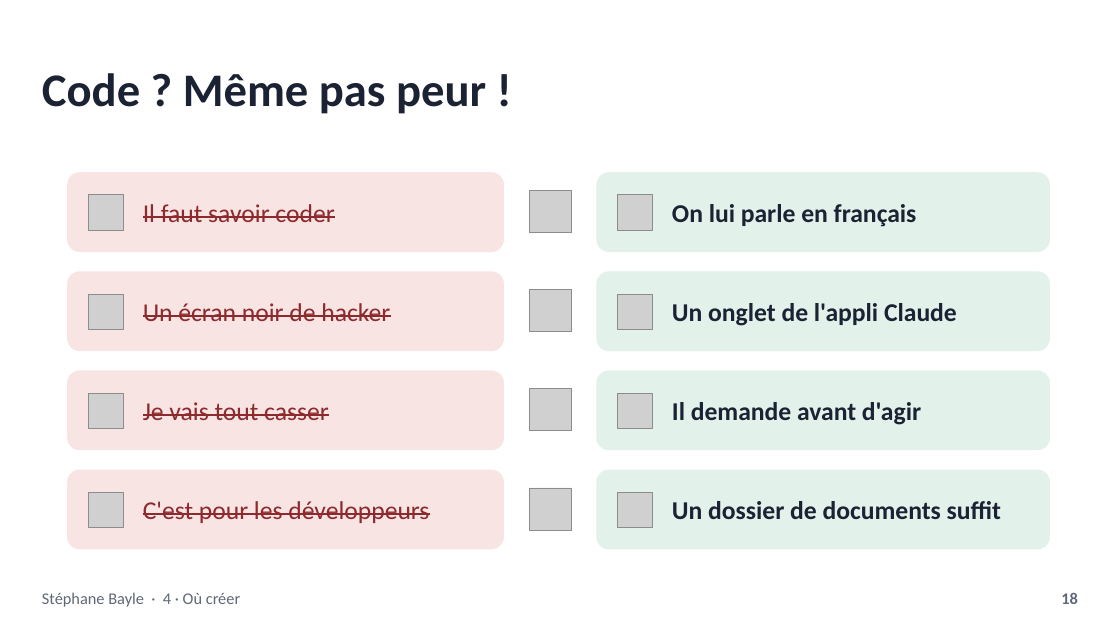
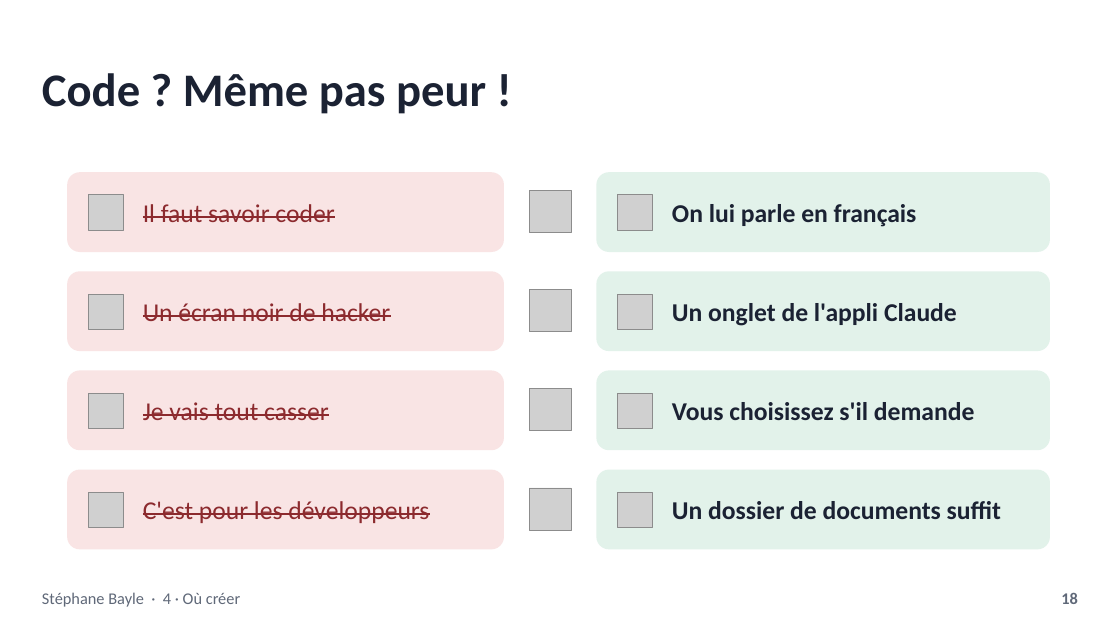
Before and after one commit to StephaneBayle/creer-une-skill-claude, a slide deck: slide 18 of skills-claude-presentation.pptx. Drawn at 1120x630 pixels with LibreOffice and Linux fonts; fonts in the diff are those of the drawing; grey boxes stand for pictures. Boxes give left, top, right and bottom in pixels: in the first picture for what was removed or moved away, otherwise in the second. Text is boxed around its words. In the diff, an @@ line names an element or a change of style, - is before the commit and + after.

```diff
--- a/skills-claude-presentation.pptx
+++ b/skills-claude-presentation.pptx
@@ text at (x1=672, y1=402, x2=975, y2=420): text changed @@
-Il demande avant d'agir
+Vous choisissez s'il demande
```
Also in this commit, not shown: 3 other slides changed, 6 other files.
